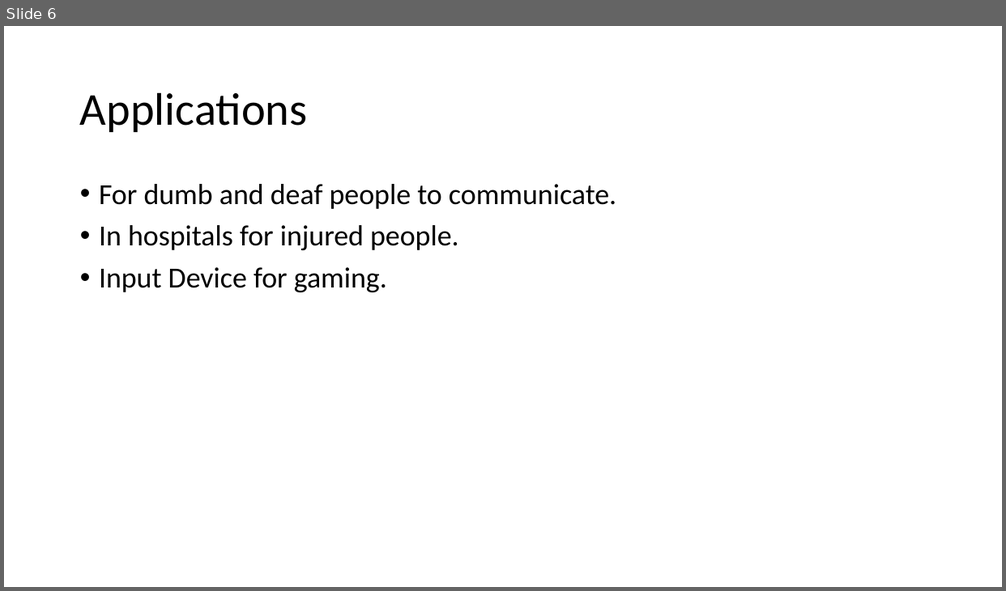
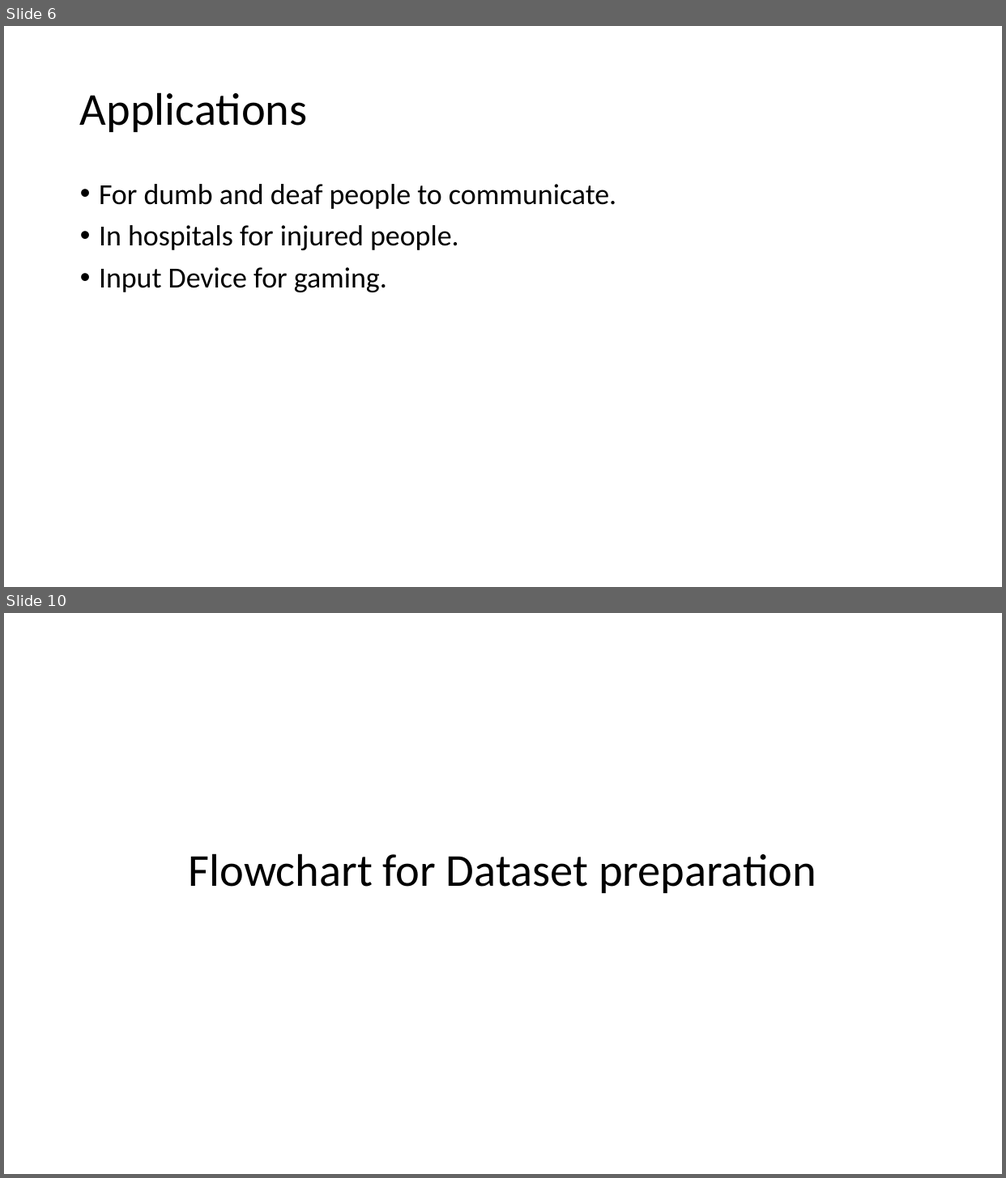
Before and after one commit to BipinGodar/ProjectReport, a slide deck: Smart Gloves using Flex Sensor.pptx. Shown one above the other, each under a label of ours: slide 6 before the commit, slides 6 and 10 after it; the slides between them are not shown. The pictures are 1006x591 and 1006x1178 pixels, drawn with LibreOffice and Linux fonts; fonts in the diff are those of the drawing. Boxes give left, top, right and bottom in pixels: in the first picture for what was removed or moved away, otherwise in the second. Text is boxed around its words. In the diff, an @@ line names an element or a change of style, - is before the commit and + after.

```diff
--- a/Smart Gloves using Flex Sensor.pptx
+++ b/Smart Gloves using Flex Sensor.pptx
@@ slide 10 added at (4,613,1002,1174), background #FFFFFF @@
@@ title added at (189,854,816,893), 44 pt, text #000000 @@
+Flowchart for Dataset preparation
```
Also in this commit, not shown: 10 other slides added, 1 slide removed, 2 other files.
